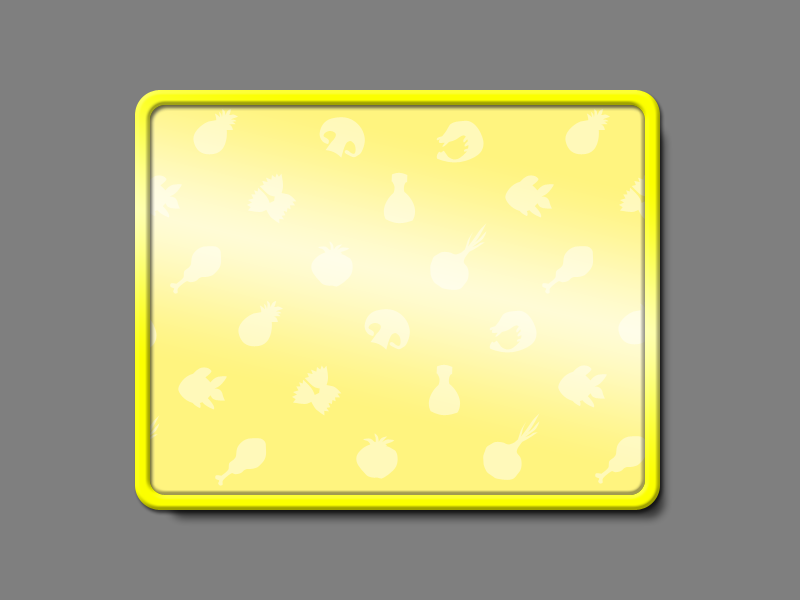
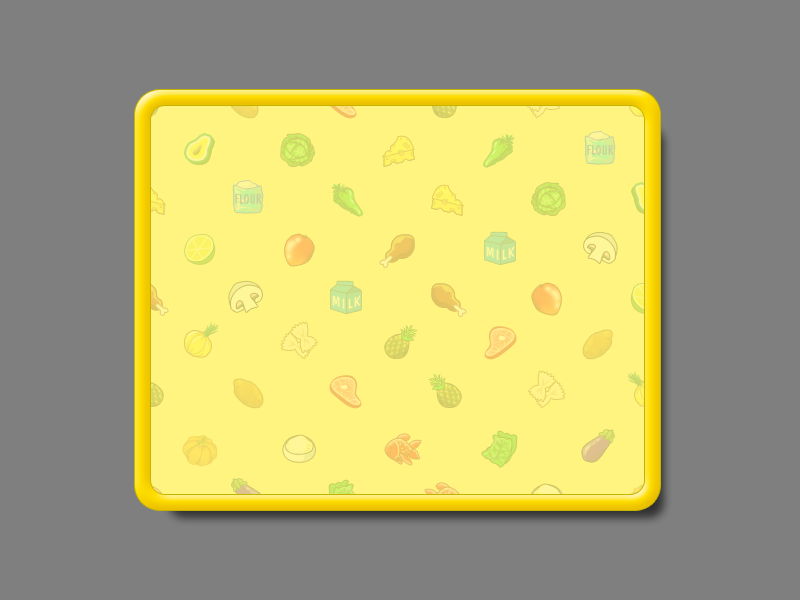
Two versions of the same layered image (800×600). Layer-by-layer changes:
painted on "Фигура 2" over (x1=135, y1=90, x2=660, y2=510)
hid "силуэты", painted on it over (x1=134, y1=108, x2=665, y2=486)
showed "Слой 22 (копия)", painted on it over (x1=134, y1=89, x2=664, y2=516)
showed "Слой 22" over (x1=182, y1=131, x2=618, y2=468)
